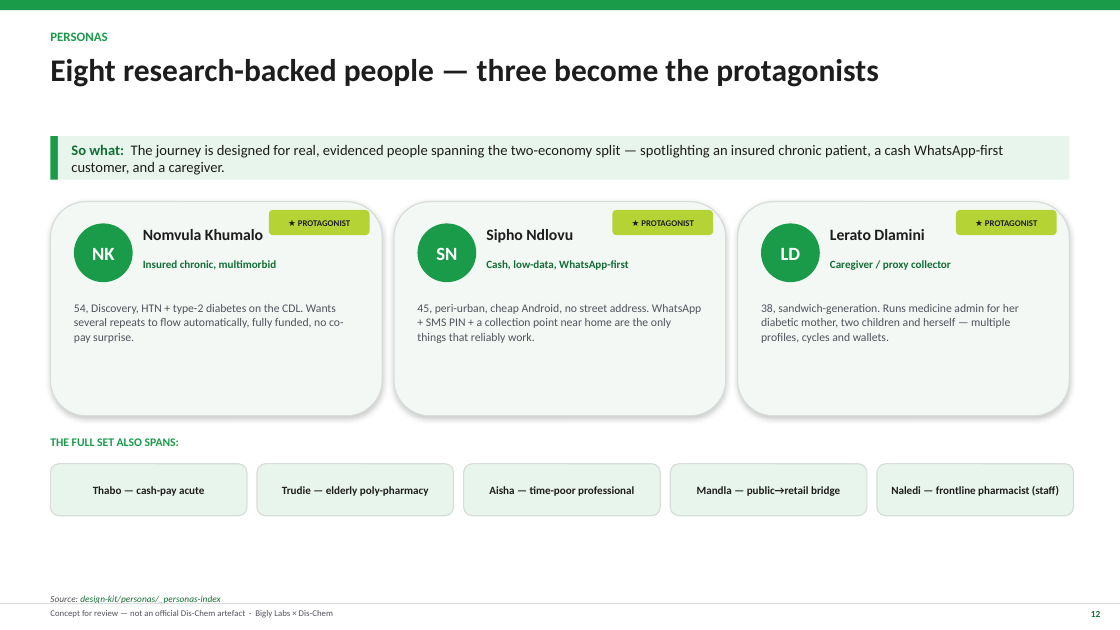
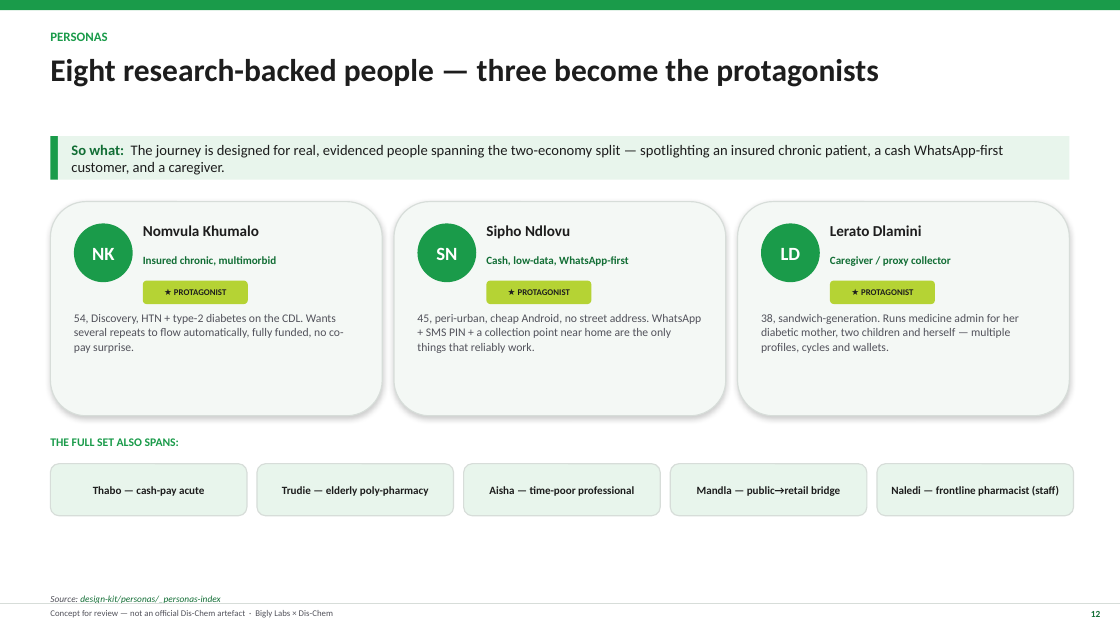
Before and after one commit to jianreis/tamsin-work, a slide deck: slide 12 of deliverables/06-future-state-northstar-deck.pptx. Drawn at 1120x630 pixels with LibreOffice and Linux fonts; fonts in the diff are those of the drawing. Boxes give left, top, right and bottom in pixels: in the first picture for what was removed or moved away, otherwise in the second. Text is boxed around its words. In the diff, an @@ line names an element or a change of style, - is before the commit and + after.

```diff
--- a/deliverables/06-future-state-northstar-deck.pptx
+++ b/deliverables/06-future-state-northstar-deck.pptx
@@ size 13.5 to 13 pt in 3 elements at (143,225,259,236), (486,225,570,239), (830,225,922,236) @@
@@ 3 texts: place and size @@
-3 texts at (143,260,951,270)
+3 texts at (143,256,951,266)
@@ rounded rectangle "★ PROTAGONIST": place and size @@
-rounded rectangle "★ PROTAGONIST" at (269,210,370,235)
+rounded rectangle "★ PROTAGONIST" at (143,281,248,304)
@@ rounded rectangle "★ PROTAGONIST": place and size @@
-rounded rectangle "★ PROTAGONIST" at (613,210,713,235)
+rounded rectangle "★ PROTAGONIST" at (486,281,592,304)
@@ rounded rectangle "★ PROTAGONIST": place and size @@
-rounded rectangle "★ PROTAGONIST" at (956,210,1057,235)
+rounded rectangle "★ PROTAGONIST" at (830,281,935,304)
@@ text "54, Discovery, HTN + type-2 ...": place and size @@
-text "54, Discovery, HTN + type-2 ..." at (74,304,344,343)
+text "54, Discovery, HTN + type-2 ..." at (74,314,344,353)
@@ text "45, peri-urban, cheap Android, no ...": place and size @@
-text "45, peri-urban, cheap Android, no ..." at (417,304,701,343)
+text "45, peri-urban, cheap Android, no ..." at (417,314,701,353)
@@ text "38, sandwich-generation. Runs medicine admin ...": place and size @@
-text "38, sandwich-generation. Runs medicine admin ..." at (761,304,1019,343)
+text "38, sandwich-generation. Runs medicine admin ..." at (761,314,1019,353)
```
Also in this commit, not shown: 1 other slide changed, 1 other file.
